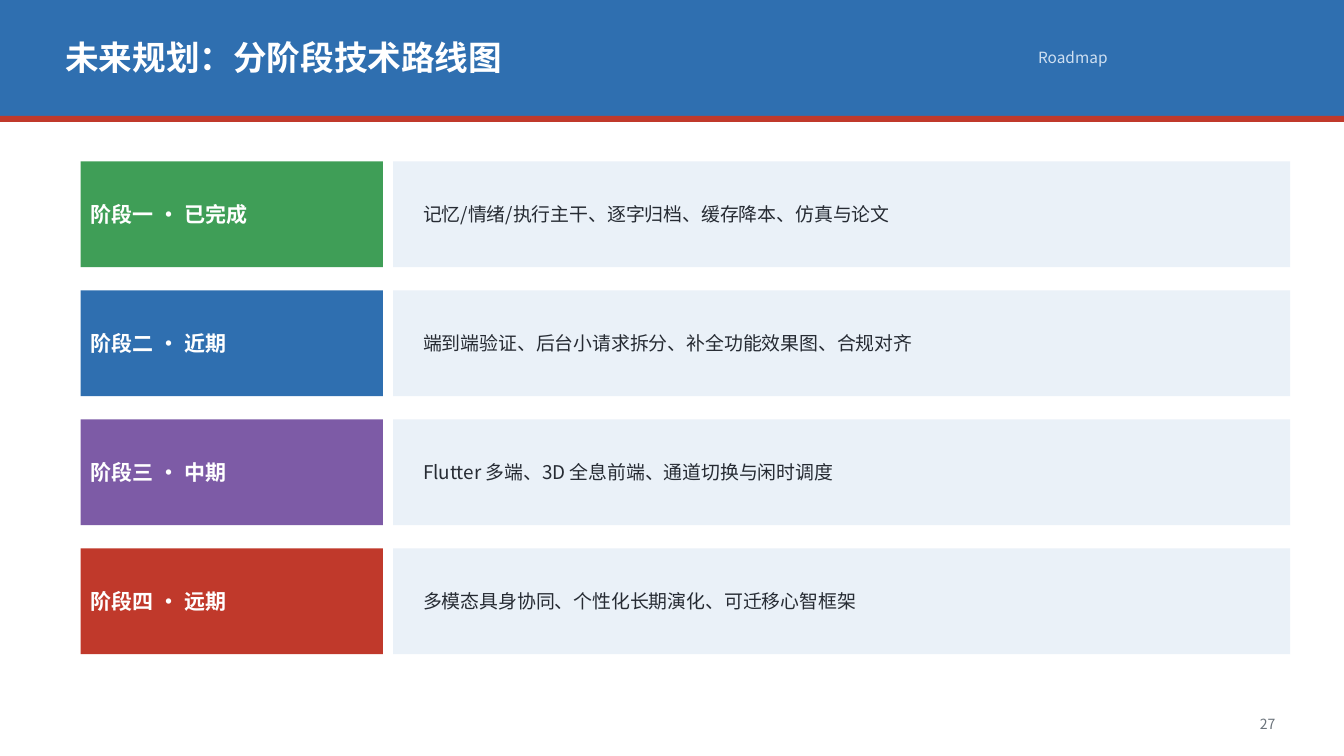
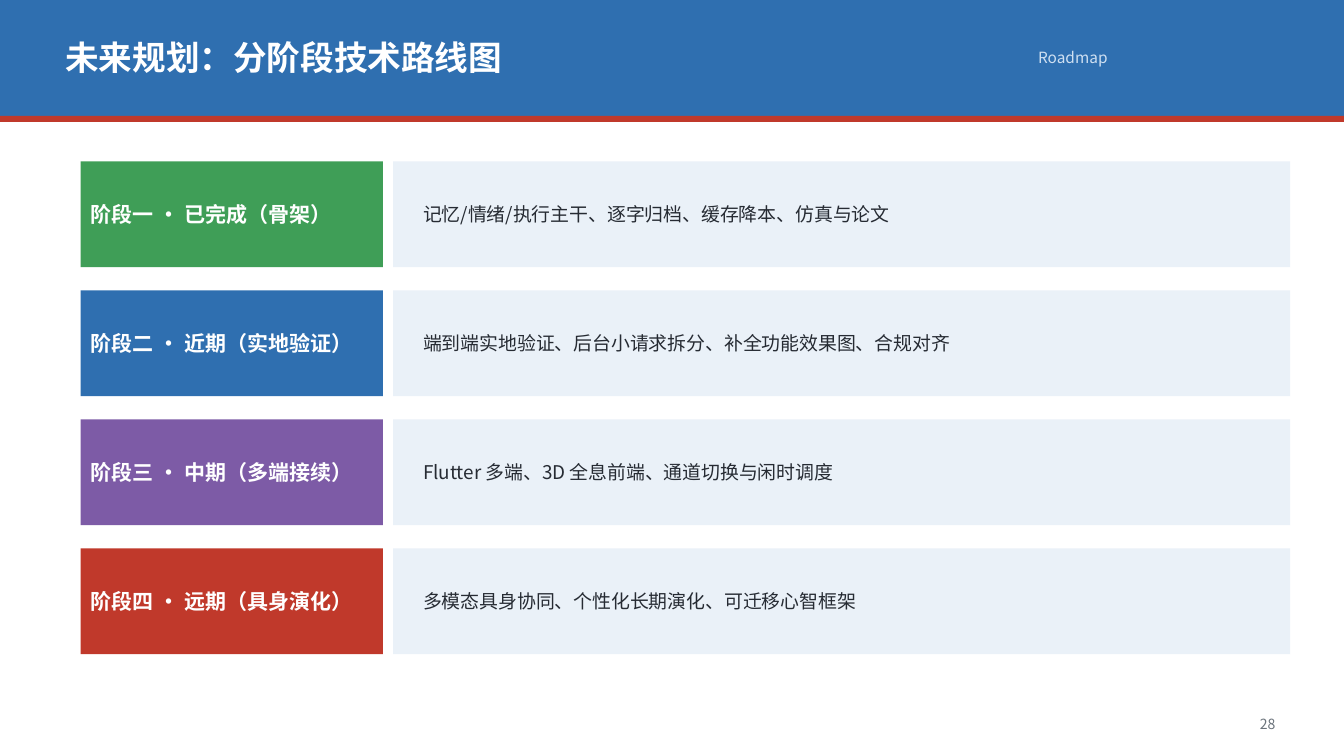
Before and after one commit to Zjx20252082383/astrbot-deepseek-template, a slide deck: slide 30 of core/识海_深度项目调研汇报.pptx (slide 29 before the commit). Drawn at 1344x756 pixels with LibreOffice and Linux fonts; fonts in the diff are those of the drawing. Boxes give left, top, right and bottom in pixels: in the first picture for what was removed or moved away, otherwise in the second. Text is boxed around its words. In the diff, an @@ line names an element or a change of style, - is before the commit and + after.

```diff
--- a/core/识海_深度项目调研汇报.pptx
+++ b/core/识海_深度项目调研汇报.pptx
@@ text at [91, 204, 331, 224]: text changed @@
-阶段一 · 已完成
+阶段一 · 已完成（骨架）
@@ text at [91, 333, 352, 353]: text changed @@
-阶段二 · 近期
+阶段二 · 近期（实地验证）
@@ text at [423, 334, 950, 352]: text changed @@
-端到端验证、后台小请求拆分、补全功能效果图、合规对齐
+端到端实地验证、后台小请求拆分、补全功能效果图、合规对齐
@@ text at [91, 462, 352, 482]: text changed @@
-阶段三 · 中期
+阶段三 · 中期（多端接续）
@@ text at [91, 591, 352, 611]: text changed @@
-阶段四 · 远期
+阶段四 · 远期（具身演化）
@@ text at [1260, 718, 1276, 729]: text changed @@
-27
+28
```
Also in this commit, not shown: 14 other slides changed, 5 slides added, 6 slides removed, 2 other files.
